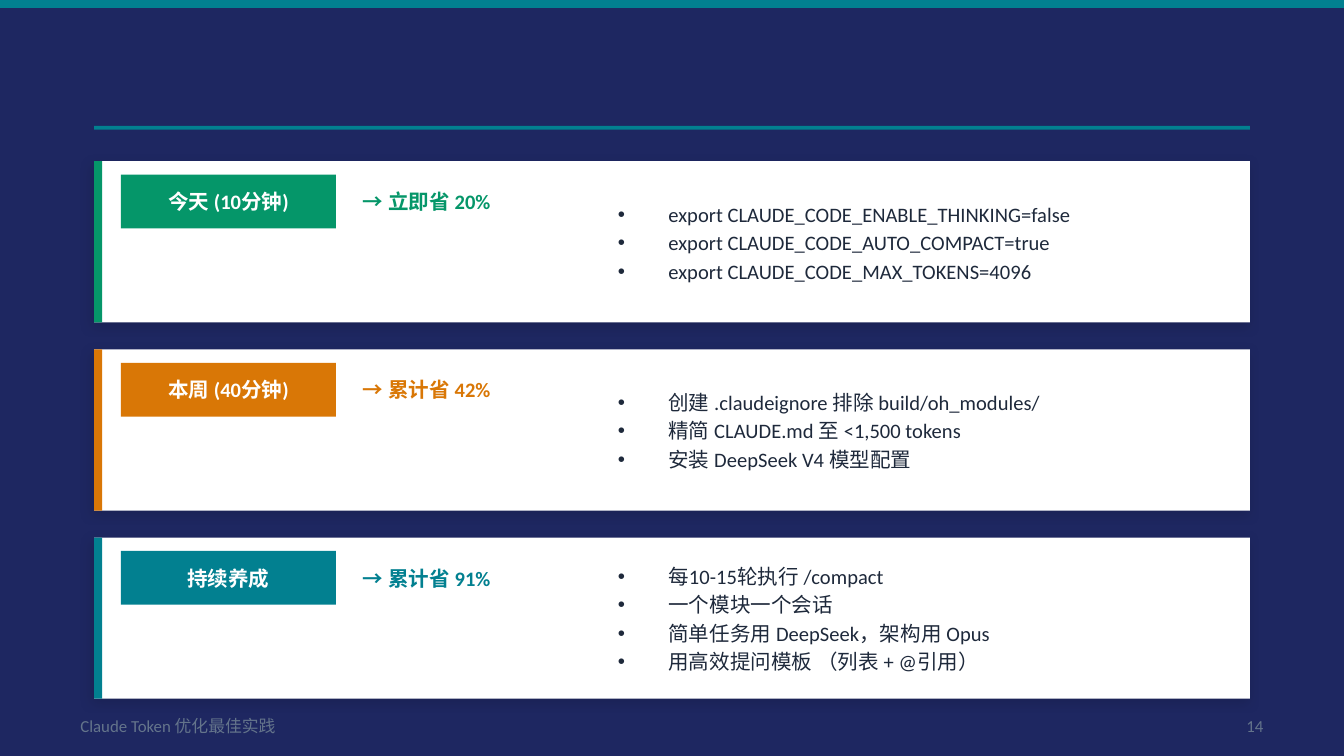
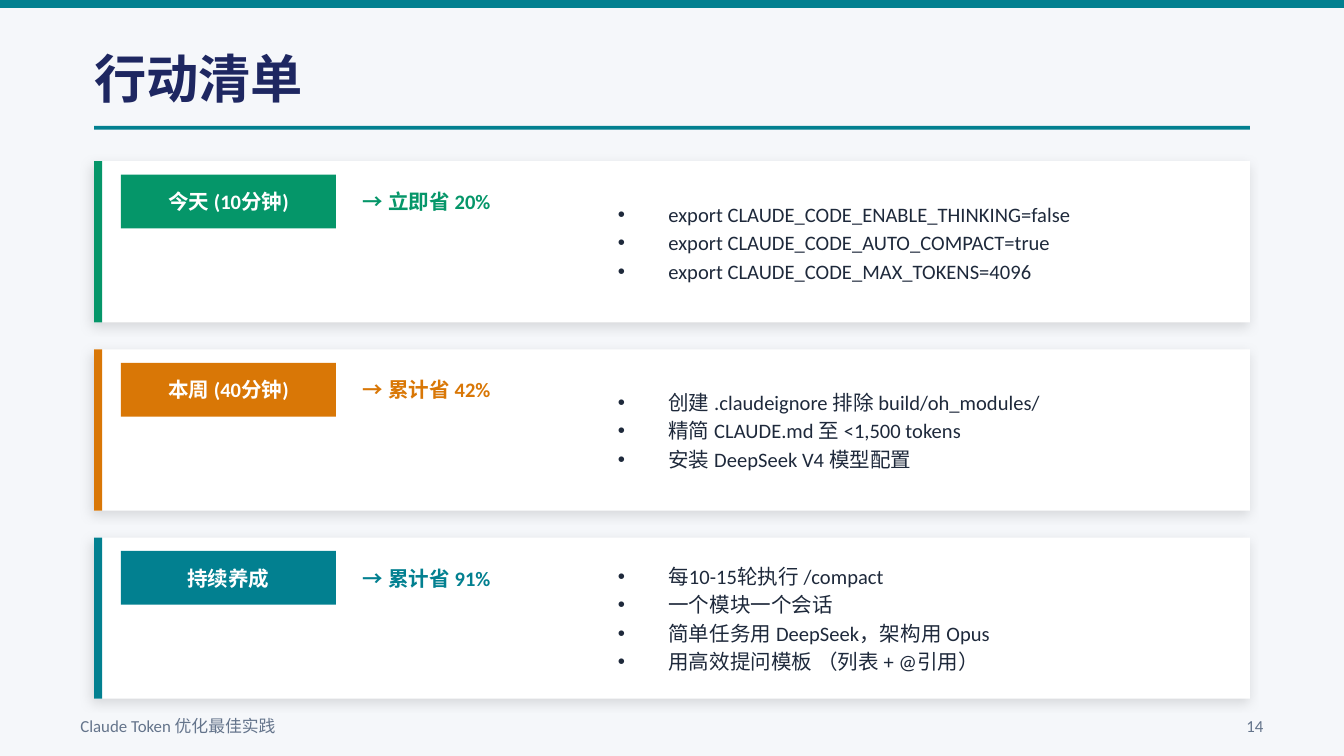
Before and after one commit to JungleTestLabs/claude-token-optimization, a slide deck: slide 14 of Claude-Token优化最佳实践.pptx. Drawn at 1344x756 pixels with LibreOffice and Linux fonts; fonts in the diff are those of the drawing. Boxes give left, top, right and bottom in pixels: in the first picture for what was removed or moved away, otherwise in the second. Text is boxed around its words. In the diff, an @@ line names an element or a change of style, - is before the commit and + after.

Commit message:
fix: 行动清单页背景色 — s14.background → s15.background
根因: 旧结束页重命名s14→s15时漏了.background行,
      导致s14(行动清单)背景被错误覆盖为C.navy

```diff
--- a/Claude-Token优化最佳实践.pptx
+++ b/Claude-Token优化最佳实践.pptx
@@ background #1E2761 to #F5F7FA @@
@@ text added at box(94, 53, 303, 103), 28 pt, text #1E2761, bold @@
+行动清单
```
Also in this commit, not shown: 1 other slide changed, 1 other file.
